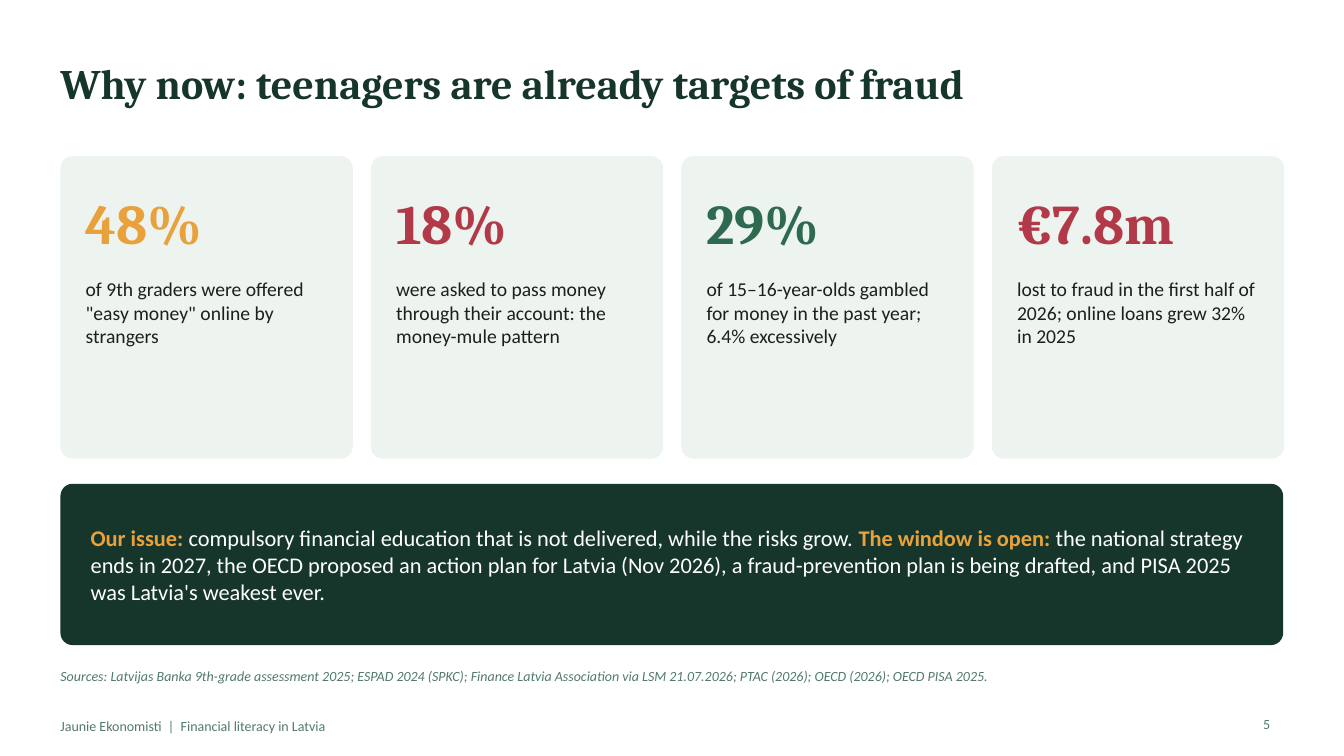
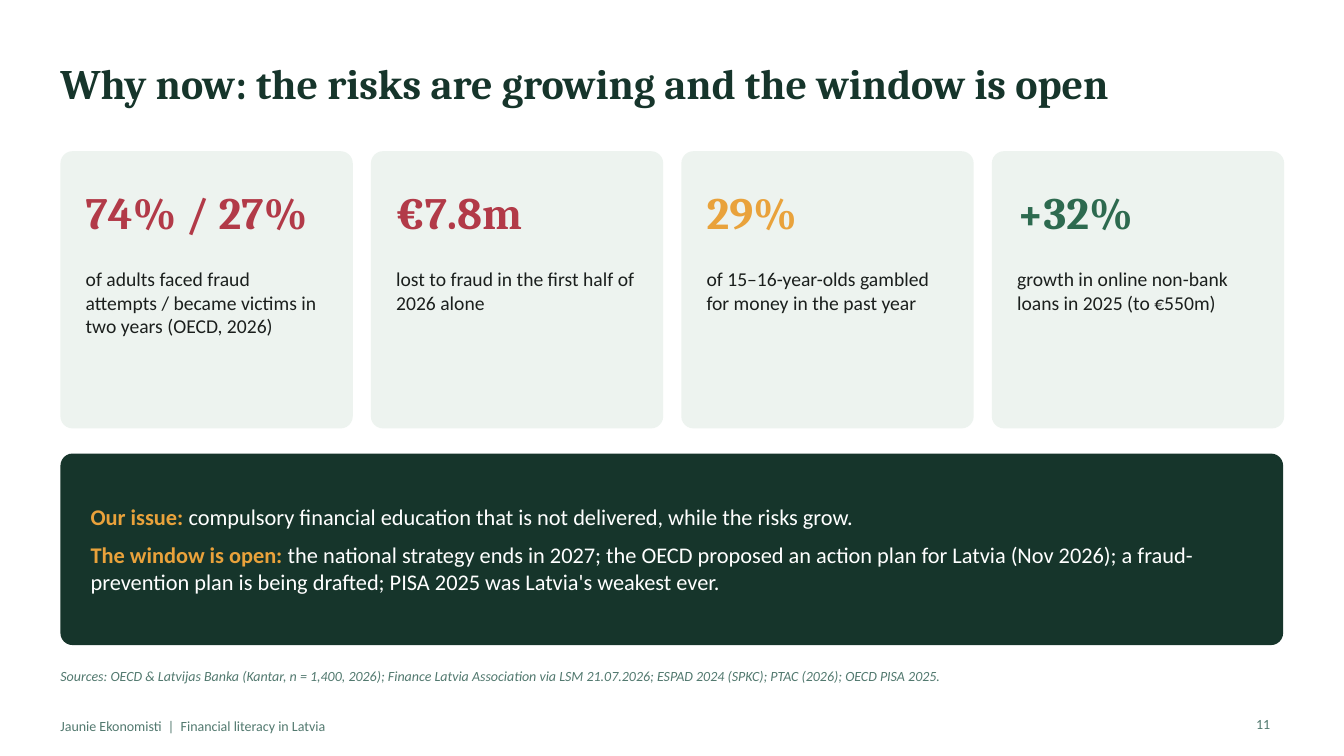
Before and after one commit to ArtisLV890/Elective-Impact-Making-for-the-Competitiveness-and-Data-Driven-Decisions-2026-2027, a slide deck: slide 11 of financial-literacy/presentation/Financial literacy in Latvia - presentation.pptx (slide 5 before the commit). Drawn at 1344x756 pixels with LibreOffice and Linux fonts; fonts in the diff are those of the drawing. Boxes give left, top, right and bottom in pixels: in the first picture for what was removed or moved away, otherwise in the second. Text is boxed around its words. In the diff, an @@ line names an element or a change of style, - is before the commit and + after.

```diff
--- a/financial-literacy/presentation/Financial literacy in Latvia - presentation.pptx
+++ b/financial-literacy/presentation/Financial literacy in Latvia - presentation.pptx
@@ title at bbox=[60, 70, 1108, 109]: text changed @@
-Why now: teenagers are already targets of fraud
+Why now: the risks are growing and the window is open
@@ rounded rectangle: place and size @@
-rounded rectangle at bbox=[60, 156, 353, 459]
+rounded rectangle at bbox=[60, 151, 353, 429]
@@ rounded rectangle: place and size @@
-rounded rectangle at bbox=[371, 156, 663, 459]
+rounded rectangle at bbox=[371, 151, 663, 429]
@@ text "€7.8m": place and size @@
-text "€7.8m" at bbox=[1017, 206, 1174, 245]
+text "€7.8m" at bbox=[396, 198, 522, 230]
@@ text "€7.8m" at bbox=[396, 198, 522, 230]: size 40 to 32 pt @@
@@ rounded rectangle: place and size @@
-rounded rectangle at bbox=[682, 156, 974, 459]
+rounded rectangle at bbox=[682, 151, 974, 429]
@@ text "29%" at bbox=[707, 198, 797, 230]: size 40 to 32 pt, text colour #2D6A4F to #E9A23B @@
@@ proportions changed in 5 elements at bbox=[60, 454, 1284, 645], bbox=[60, 151, 353, 429], bbox=[371, 151, 663, 429], bbox=[682, 151, 974, 429], bbox=[992, 151, 1285, 429] @@
@@ rounded rectangle: place and size @@
-rounded rectangle at bbox=[992, 156, 1285, 459]
+rounded rectangle at bbox=[992, 151, 1285, 429]
@@ text removed at bbox=[86, 206, 203, 246] @@
-48%
@@ text added at bbox=[86, 198, 308, 230], 32 pt, text #B23A48, bold @@
+74% / 27%
@@ text removed at bbox=[396, 206, 507, 246] @@
-18%
@@ text added at bbox=[1017, 198, 1133, 230], 32 pt, text #2D6A4F, bold @@
++32%
@@ text removed at bbox=[86, 282, 304, 347] @@
-of 9th graders were offered "easy money" online by strangers
@@ text added at bbox=[86, 272, 316, 336], 14 pt, text #1B1F1D @@
+of adults faced fraud attempts / became victims in two years (OECD, 2026)
@@ text removed at bbox=[396, 282, 606, 346] @@
-were asked to pass money through their account: the money-mule pattern
@@ text added at bbox=[396, 272, 634, 310], 14 pt, text #1B1F1D @@
+lost to fraud in the first half of 2026 alone
@@ text at bbox=[707, 272, 929, 313]: text changed @@
-of 15–16-year-olds gambled for money in the past year; 6.4% excessively
+of 15–16-year-olds gambled for money in the past year
@@ text at bbox=[1017, 272, 1228, 313]: text changed @@
-lost to fraud in the first half of 2026; online loans grew 32% in 2025
+growth in online non-bank loans in 2025 (to €550m)
@@ rounded rectangle: place and size @@
-rounded rectangle at bbox=[60, 484, 1284, 645]
+rounded rectangle at bbox=[60, 454, 1284, 645]
@@ text at bbox=[91, 509, 1192, 594]: text changed @@
-Our issue: compulsory financial education that is not delivered, while the risks grow. The window is open: the national strategy ends in 2027, the OECD proposed an action plan for Latvia (Nov 2026), a fraud-prevention plan is being drafted, and PISA 2025 was Latvia's weakest ever.
+Our issue: compulsory financial education that is not delivered, while the risks grow.
+The window is open: the national strategy ends in 2027; the OECD proposed an action plan for Latvia (Nov 2026); a fraud-prevention plan is being drafted; PISA 2025 was Latvia's weakest ever.
@@ text at bbox=[60, 671, 940, 684]: text changed @@
-Sources: Latvijas Banka 9th-grade assessment 2025; ESPAD 2024 (SPKC); Finance Latvia Association via LSM 21.07.2026; PTAC (2026); OECD (2026); OECD PISA 2025.
+Sources: OECD & Latvijas Banka (Kantar, n = 1,400, 2026); Finance Latvia Association via LSM 21.07.2026; ESPAD 2024 (SPKC); PTAC (2026); OECD PISA 2025.
@@ page number at bbox=[1256, 720, 1270, 729]: text changed @@
-5
+11
```
Also in this commit, not shown: 17 other slides changed, 15 slides added, 3 slides removed, 3 other files.
